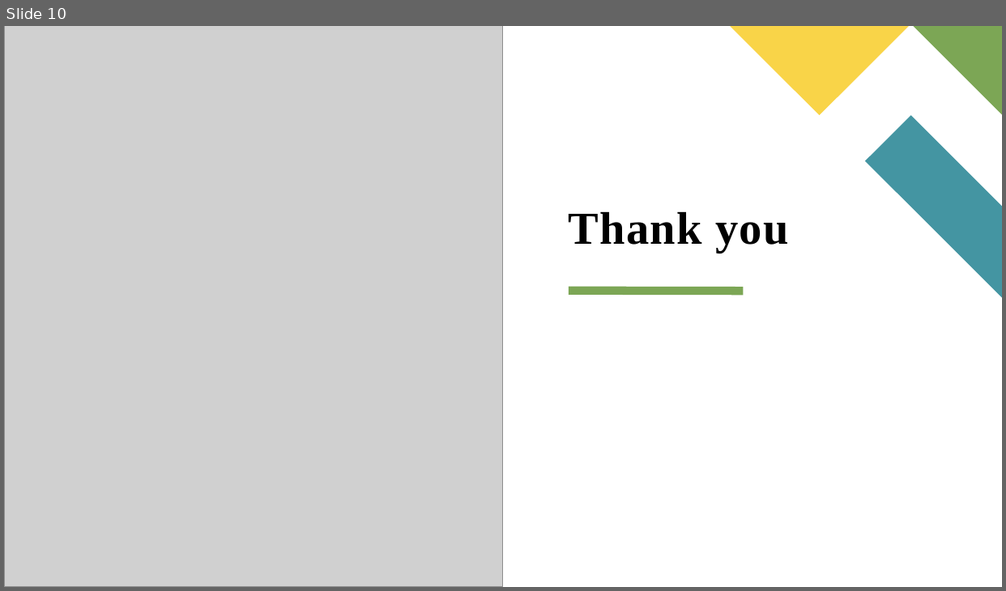
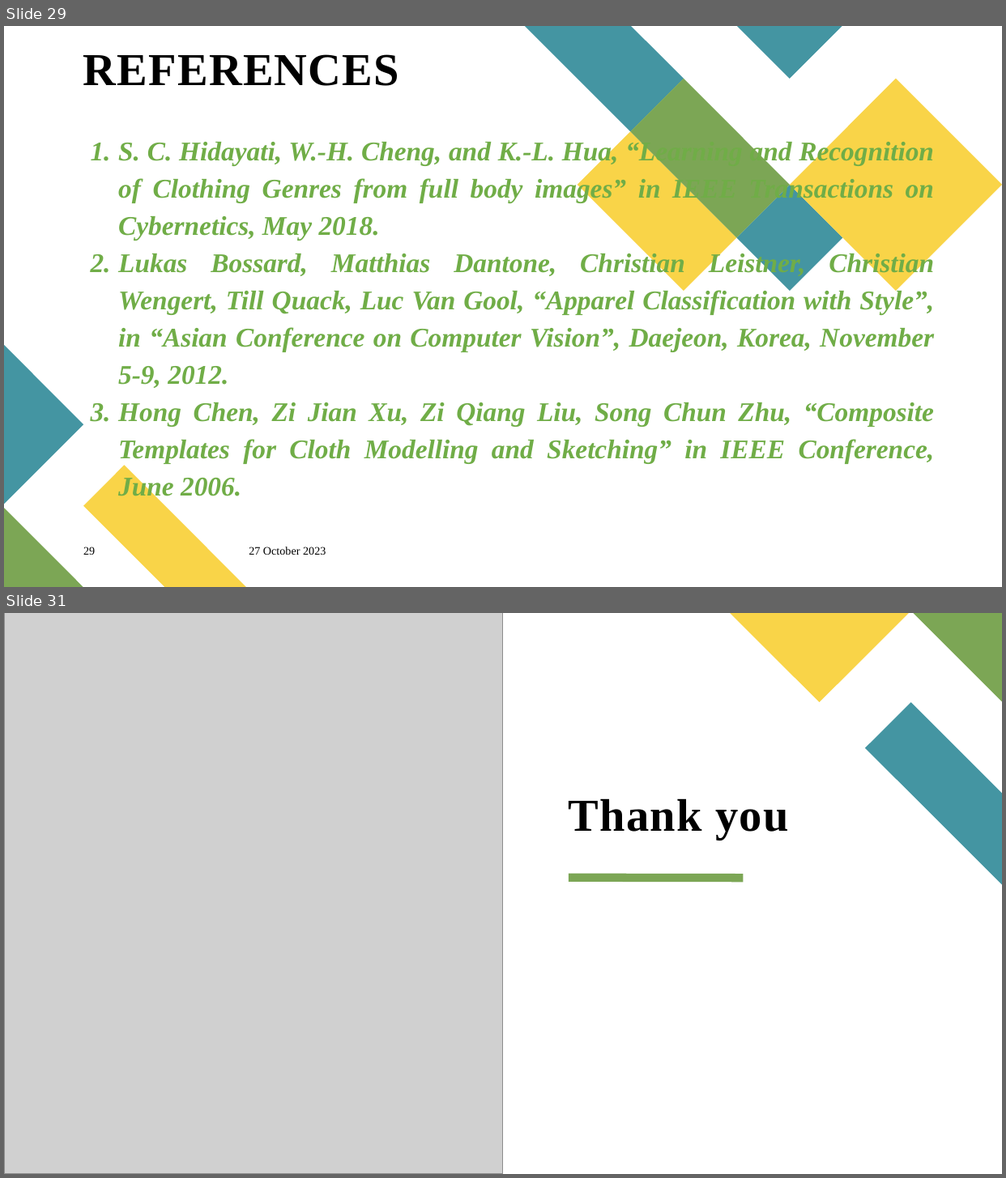
Before and after one commit to preethyannthomas/MiniProject_2024, a slide deck: Documents/Seminar.pptx. Shown one above the other, each under a label of ours: slide 10 before the commit, slides 29 and 31 after it; the slides between them are not shown. The pictures are 1006x591 and 1006x1178 pixels, drawn with LibreOffice and Linux fonts; fonts in the diff are those of the drawing; grey boxes stand for pictures. Boxes give left, top, right and bottom in pixels: in the first picture for what was removed or moved away, otherwise in the second. Text is boxed around its words. In the diff, an @@ line names an element or a change of style, - is before the commit and + after.

```diff
--- a/Documents/Seminar.pptx
+++ b/Documents/Seminar.pptx
@@ slide 29 added at [4, 26, 1002, 587], background #FFFFFF @@
@@ title added at [83, 54, 399, 86], 44 pt, text #000000, bold @@
+REFERENCES
@@ group added at [525, 26, 1002, 291]: 5 freeform shapes @@
@@ text added at [118, 139, 935, 501], 26 pt, text #70AD47, bold, italic @@
+1. S. C. Hidayati, W.-H. Cheng, and K.-L. Hua, “Learning and Recognition of Clothing Genres from full body images” in IEEE Transactions on Cybernetics, May 2018.
+2. Lukas Bossard, Matthias Dantone, Christian Leistner, Christian Wengert, Till Quack, Luc Van Gool, “Apparel Classification with Style”, in “Asian Conference on Computer Vision”, Daejeon, Korea, November 5-9, 2012.
+3. Hong Chen, Zi Jian Xu, Zi Qiang Liu, Song Chun Zhu, “Composite Templates for Cloth Modelling and Sketching” in IEEE Conference, June 2006.
@@ line added from (82, 185) to (257, 185), #FFFFFF 8 pt @@
@@ freeform shape added at [4, 346, 83, 505], fill #4495A2 @@
@@ freeform shape added at [83, 466, 246, 587], fill #F9D448 @@
@@ freeform shape added at [4, 508, 83, 587], fill #7CA655 @@
@@ page number added at [83, 547, 95, 555], 11 pt, text #000000 @@
+29
@@ text added at [249, 547, 326, 555], 11 pt, text #000000 @@
+27 October 2023
@@ what was slide 10 is now slide 31 @@
```
Also in this commit, not shown: 4 slides changed, 22 other slides added, 8 slides removed, 51 other files.
